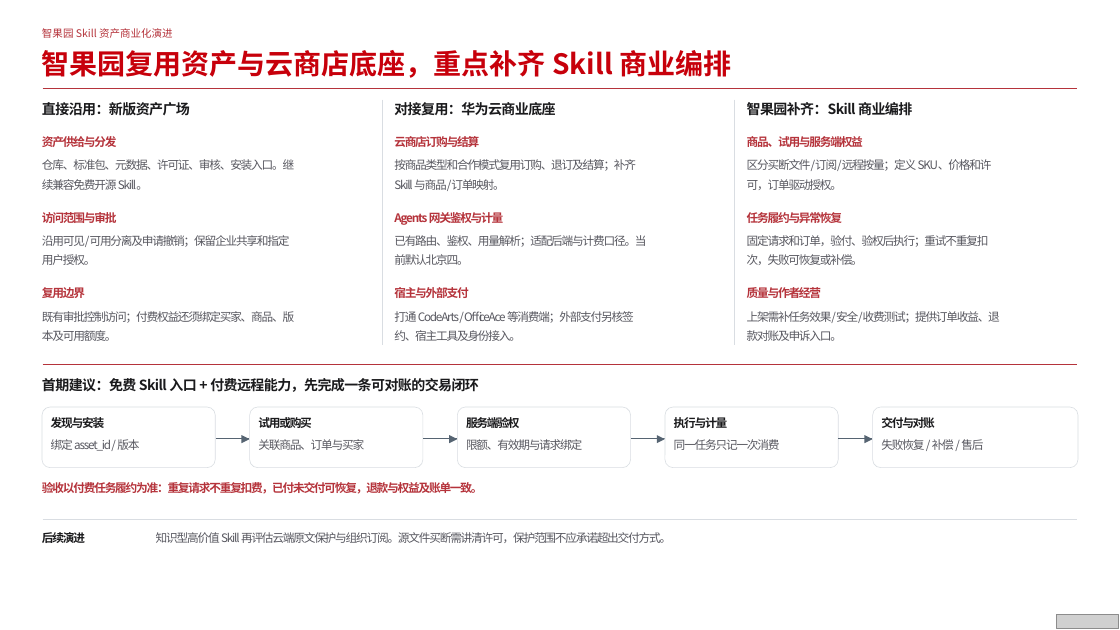
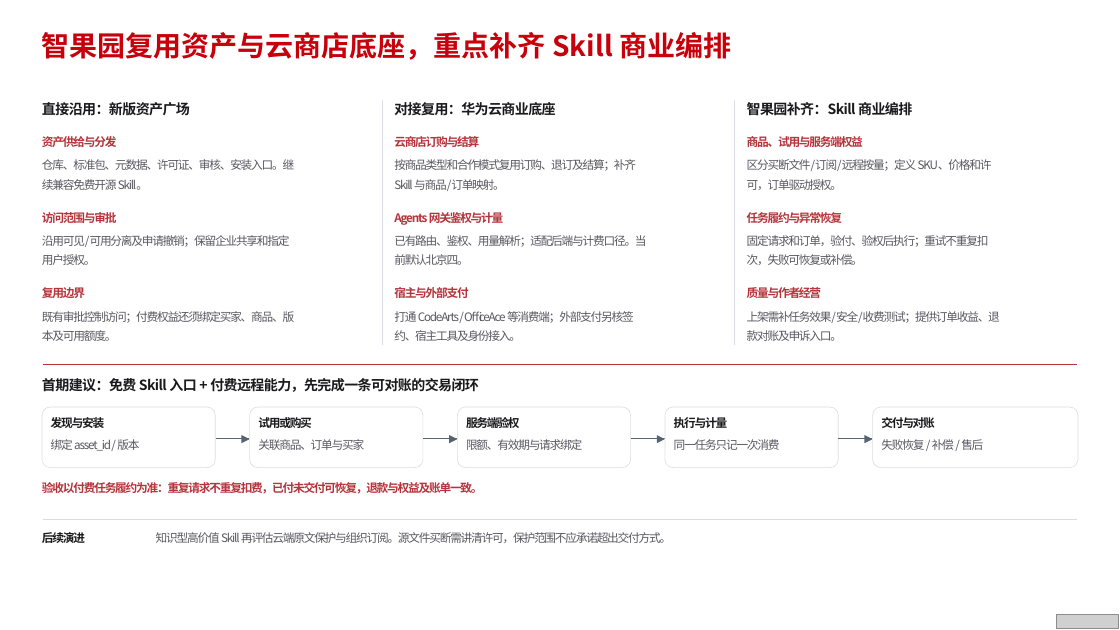
Before and after one commit to lzyu/skill-research-ppt, a slide deck: slide 20 of skill-final-v1.pptx. Drawn at 1120x630 pixels with LibreOffice and Linux fonts; fonts in the diff are those of the drawing; grey boxes stand for pictures. Boxes give left, top, right and bottom in pixels: in the first picture for what was removed or moved away, otherwise in the second. Text is boxed around its words. In the diff, an @@ line names an element or a change of style, - is before the commit and + after.

Commit message:
Refine Skill lifecycle page and Zhiguoyuan example

```diff
--- a/skill-final-v1.pptx
+++ b/skill-final-v1.pptx
@@ text "智果园复用资产与云商店底座，重点补齐 Skill 商业编排": place and size @@
-text "智果园复用资产与云商店底座，重点补齐 Skill 商业编排" at [42,50,731,78]
+text "智果园复用资产与云商店底座，重点补齐 Skill 商业编排" at [42,32,731,60]
@@ text removed at [42,28,173,38] @@
-智果园 Skill 资产商业化演进
@@ line removed from (43, 88) to (1078, 88) @@
```
Also in this commit, not shown: 18 other slides changed, 1 slide added, 1 slide removed, 5 other files.
